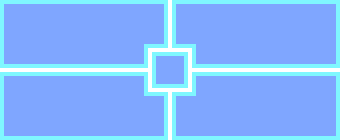
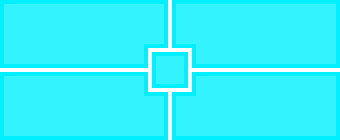
Revision of a layered 340 x 140 image; what changed, layer by layer:
added layer "レイヤー 9" above "レイヤー 8" over [0, 0, 340, 140]
added layer "レイヤー 8" (80%) above "レイヤー 7" over [4, 4, 336, 136]
hid "レイヤー 7" over [0, 0, 340, 140]
hid "レイヤー 6" over [4, 4, 336, 136]
